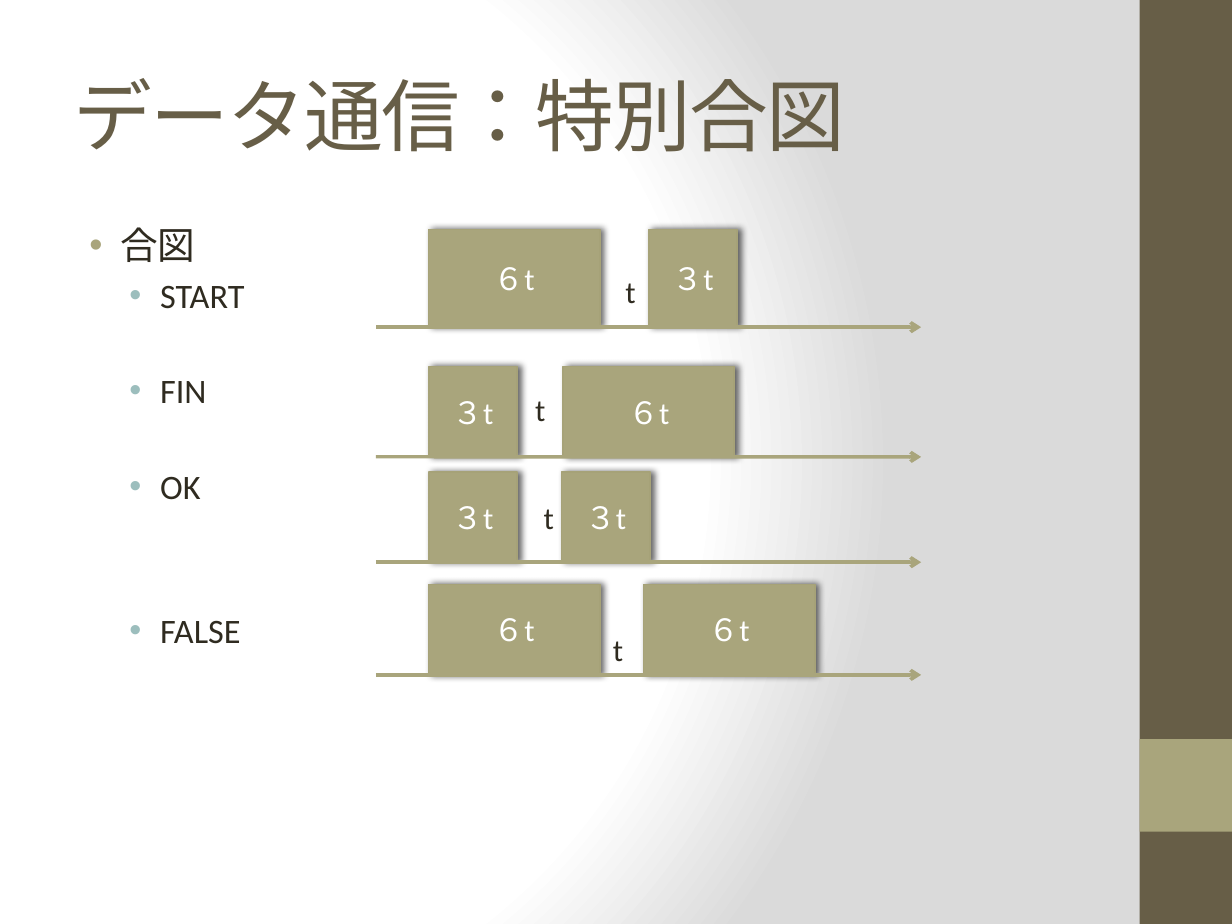
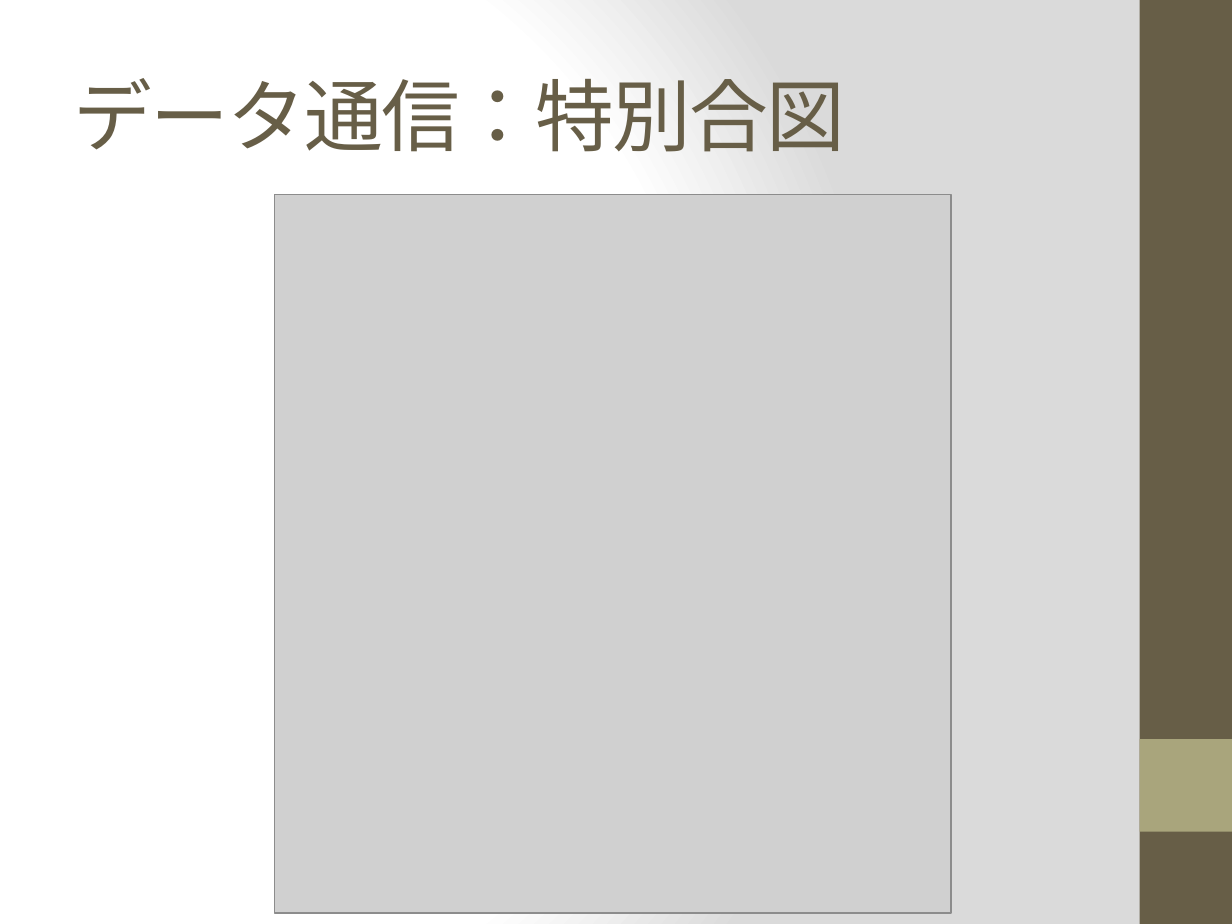
Before and after one commit to spidercpsf/Term2011, a slide deck: slide 28 of UsingLightCommunicationDeployWirelessSensorNetworkv4.pptx (slide 29 before the commit). Drawn at 1232x924 pixels with LibreOffice and Linux fonts; fonts in the diff are those of the drawing; grey boxes stand for pictures. Boxes give left, top, right and bottom in pixels: in the first picture for what was removed or moved away, otherwise in the second. Text is boxed around its words. In the diff, an @@ line names an element or a change of style, - is before the commit and + after.

```diff
--- a/UsingLightCommunicationDeployWirelessSensorNetworkv4.pptx
+++ b/UsingLightCommunicationDeployWirelessSensorNetworkv4.pptx
@@ picture added at (x1=275, y1=195, x2=951, y2=913) @@
@@ text removed at (x1=120, y1=227, x2=244, y2=644) @@
-• 合図
-  • START
-  • FIN
-  • OK
-  • FALSE
@@ rectangle removed at (x1=429, y1=229, x2=600, y2=326) @@
-６t
@@ rectangle removed at (x1=649, y1=229, x2=738, y2=326) @@
-３t
@@ text removed at (x1=625, y1=283, x2=635, y2=304) @@
-t
@@ arrow removed from (376, 328) to (922, 328) @@
@@ rectangle removed at (x1=429, y1=367, x2=517, y2=457) @@
-３t
@@ rectangle removed at (x1=563, y1=367, x2=734, y2=457) @@
-６t
@@ text removed at (x1=535, y1=401, x2=545, y2=422) @@
-t
@@ arrow removed from (376, 457) to (922, 457) @@
@@ rectangle removed at (x1=429, y1=472, x2=517, y2=562) @@
-３t
@@ rectangle removed at (x1=562, y1=472, x2=650, y2=562) @@
-３t
@@ text removed at (x1=544, y1=509, x2=554, y2=530) @@
-t
@@ arrow removed from (376, 562) to (922, 562) @@
@@ rectangle removed at (x1=429, y1=584, x2=600, y2=674) @@
-６t
@@ rectangle removed at (x1=643, y1=584, x2=814, y2=674) @@
-６t
@@ text removed at (x1=613, y1=641, x2=623, y2=662) @@
-t
@@ arrow removed from (376, 675) to (922, 675) @@
```
Also in this commit, not shown: 8 other slides changed, 1 slide added, 1 slide removed, 30 other files.
